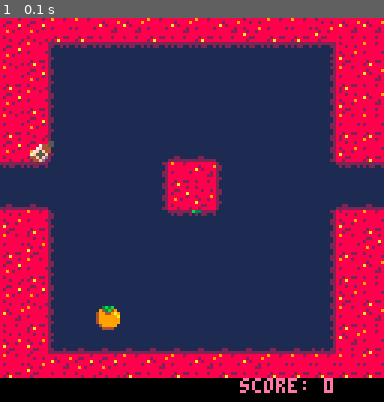
Above: before the commit, frame 1.
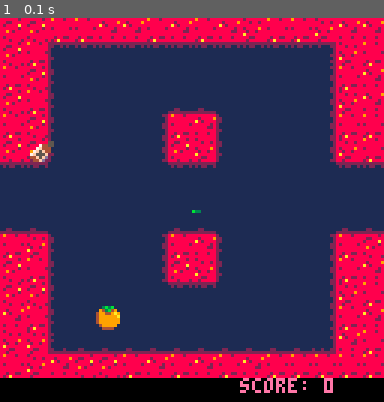
Above: after the commit, the same moment.

Repository: kednar/picoate
Game: PICO-8 cartridge quietsnake.p8
Two runs of this game, one before a commit and one after it. Both use one fixed random seed, a clock stepped at 60 frames per second and the inputs below.
Inputs:
- Up to frame 1 (0.1 s): no input

The runs differ from the first frame. In frame 1, 7.9% of the frame differs, in the area x 0-100%, y 23-71%.

Commit message:
updated map

Diff:
--- a/quietsnake.p8
+++ b/quietsnake.p8
@@ -373,15 +373,15 @@
 4c4c4d4d4f4f4d4f4d4f4e4d4d4e4f4f00000000000000000000000000000000000000000000000000000000000000000000000000000000000000000000000000000000000000000000000000000000000000000000000000000000000000000000000000000000000000000000000000000000000000000000000000000000
 4c4d5657575757575757575757584e4d00000000000000000000000000000000000000000000000000000000000000000000000000000000000000000000000000000000000000000000000000000000000000000000000000000000000000000000000000000000000000000000000000000000000000000000000000000000
 4d4c6667676767676767676767684d4f00000000000000000000000000000000000000000000000000000000000000000000000000000000000000000000000000000000000000000000000000000000000000000000000000000000000000000000000000000000000000000000000000000000000000000000000000000000
-4c4d6667676767676767676767684e4f00000000000000000000000000000000000000000000000000000000000000000000000000000000000000000000000000000000000000000000000000000000000000000000000000000000000000000000000000000000000000000000000000000000000000000000000000000000
-4d4c6667676767676767676767684d4d00000000000000000000000000000000000000000000000000000000000000000000000000000000000000000000000000000000000000000000000000000000000000000000000000000000000000000000000000000000000000000000000000000000000000000000000000000000
-4c4c6667676767777767676767684e4d00000000000000000000000000000000000000000000000000000000000000000000000000000000000000000000000000000000000000000000000000000000000000000000000000000000000000000000000000000000000000000000000000000000000000000000000000000000
-575767676767684d4f6667676767575700000000000000000000000000000000000000000000000000000000000000000000000000000000000000000000000000000000000000000000000000000000000000000000000000000000000000000000000000000000000000000000000000000000000000000000000000000000
-777767676767684c4e6667676767777700000000000000000000000000000000000000000000000000000000000000000000000000000000000000000000000000000000000000000000000000000000000000000000000000000000000000000000000000000000000000000000000000000000000000000000000000000000
-4e4d6667676767575767676767684e4d00000000000000000000000000000000000000000000000000000000000000000000000000000000000000000000000000000000000000000000000000000000000000000000000000000000000000000000000000000000000000000000000000000000000000000000000000000000
-4d4e6667676767676767676767684d4c00000000000000000000000000000000000000000000000000000000000000000000000000000000000000000000000000000000000000000000000000000000000000000000000000000000000000000000000000000000000000000000000000000000000000000000000000000000
-4c4d6667676767676767676767684d4f00000000000000000000000000000000000000000000000000000000000000000000000000000000000000000000000000000000000000000000000000000000000000000000000000000000000000000000000000000000000000000000000000000000000000000000000000000000
-4c4c6667676767676767676767684e4d00000000000000000000000000000000000000000000000000000000000000000000000000000000000000000000000000000000000000000000000000000000000000000000000000000000000000000000000000000000000000000000000000000000000000000000000000000000
+4c4d6667676767777767676767684e4f00000000000000000000000000000000000000000000000000000000000000000000000000000000000000000000000000000000000000000000000000000000000000000000000000000000000000000000000000000000000000000000000000000000000000000000000000000000
+4d4c66676767684d4f66676767684d4d00000000000000000000000000000000000000000000000000000000000000000000000000000000000000000000000000000000000000000000000000000000000000000000000000000000000000000000000000000000000000000000000000000000000000000000000000000000
+4c4c66676767684c4e66676767684e4d00000000000000000000000000000000000000000000000000000000000000000000000000000000000000000000000000000000000000000000000000000000000000000000000000000000000000000000000000000000000000000000000000000000000000000000000000000000
+5757676767676757576767676767575700000000000000000000000000000000000000000000000000000000000000000000000000000000000000000000000000000000000000000000000000000000000000000000000000000000000000000000000000000000000000000000000000000000000000000000000000000000
+6767676767676767676767676767676700000000000000000000000000000000000000000000000000000000000000000000000000000000000000000000000000000000000000000000000000000000000000000000000000000000000000000000000000000000000000000000000000000000000000000000000000000000
+7777676767676777776767676767777700000000000000000000000000000000000000000000000000000000000000000000000000000000000000000000000000000000000000000000000000000000000000000000000000000000000000000000000000000000000000000000000000000000000000000000000000000000
+4d4e66676767684d4f66676767684d4c00000000000000000000000000000000000000000000000000000000000000000000000000000000000000000000000000000000000000000000000000000000000000000000000000000000000000000000000000000000000000000000000000000000000000000000000000000000
+4c4d66676767684c4e66676767684d4f00000000000000000000000000000000000000000000000000000000000000000000000000000000000000000000000000000000000000000000000000000000000000000000000000000000000000000000000000000000000000000000000000000000000000000000000000000000
+4c4c6667676767575767676767684e4d00000000000000000000000000000000000000000000000000000000000000000000000000000000000000000000000000000000000000000000000000000000000000000000000000000000000000000000000000000000000000000000000000000000000000000000000000000000
 4f4d6667676767676767676767684d4f00000000000000000000000000000000000000000000000000000000000000000000000000000000000000000000000000000000000000000000000000000000000000000000000000000000000000000000000000000000000000000000000000000000000000000000000000000000
 4e4e7677777777777777777777784f4d00000000000000000000000000000000000000000000000000000000000000000000000000000000000000000000000000000000000000000000000000000000000000000000000000000000000000000000000000000000000000000000000000000000000000000000000000000000
 4d4e4f4c4c4d4f4d4f4d4f4d4d4d4d4d00000000000000000000000000000000000000000000000000000000000000000000000000000000000000000000000000000000000000000000000000000000000000000000000000000000000000000000000000000000000000000000000000000000000000000000000000000000
